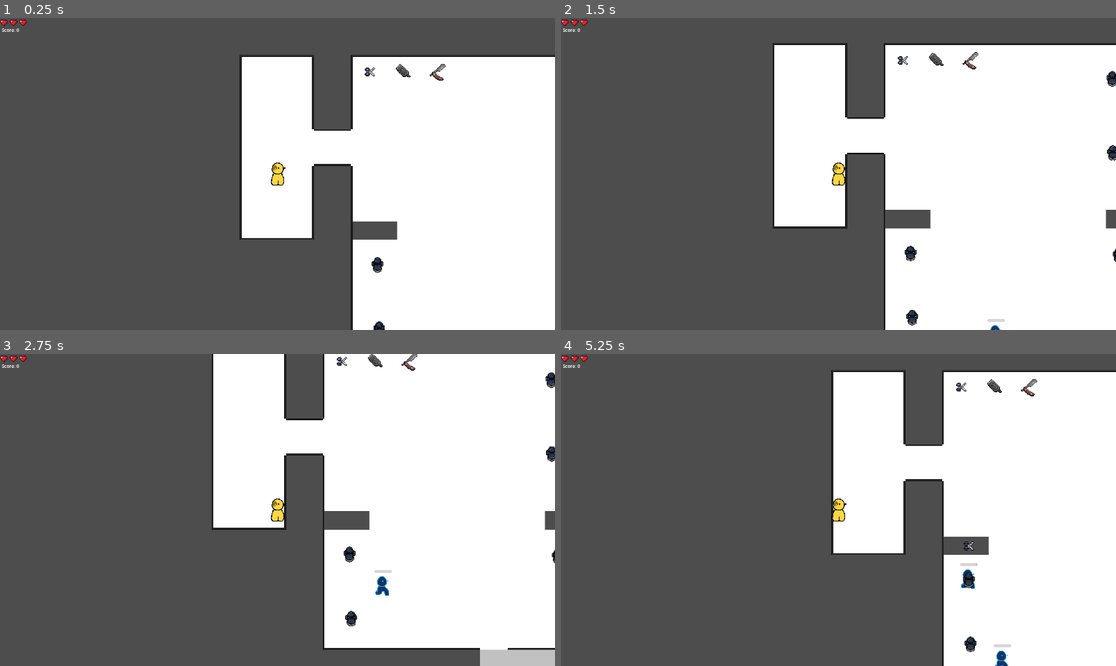
Above: before the commit, frames 1-4 (two rows, left to right).
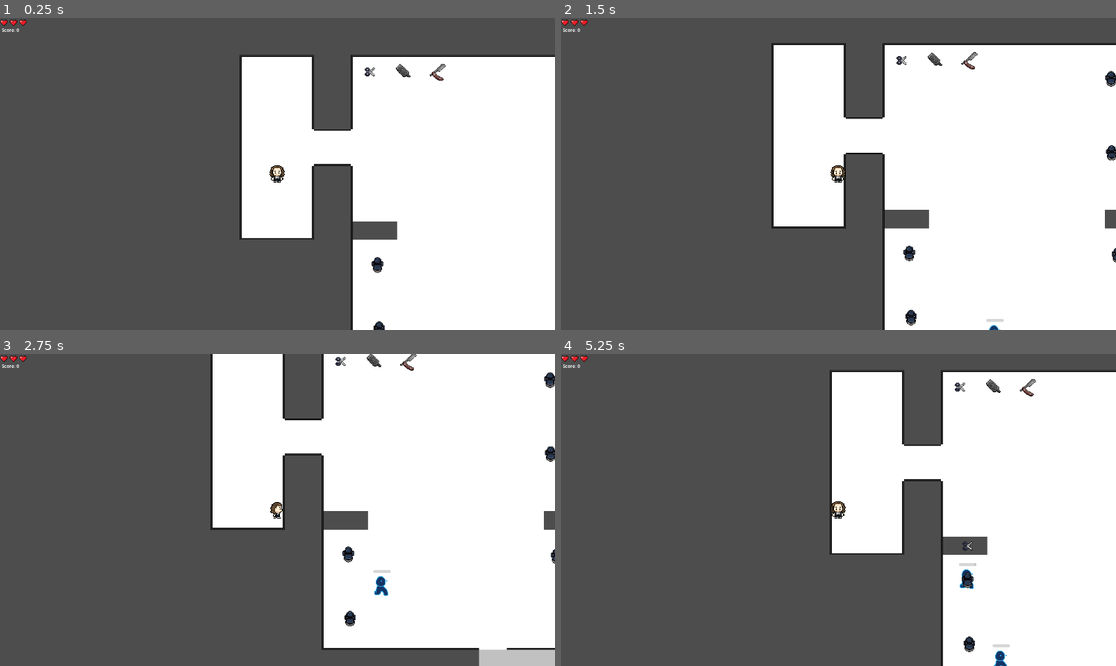
Above: after the commit, the same moments.

Repository: b0nnyy/BarberGame2D
Game: Godot game, scene res://Levels/d_level_salon_01.tscn
The game is run twice, just before and just after one commit, with the same random seed, the same clock (stepped at 60 frames per second) and the same inputs. This scene is started directly instead of the project's main scene.
Inputs:
- Up to frame 1 (0.25 s): no input
- Up to frame 2 (1.5 s): tap Enter at 0.5 s; hold D (right) 0.53-1.28 s; hold Shift (sprint) 0.53-1.28 s; tap E (use_item) at 0.8, 1.35 s; hold S (down) from 1.28 s (still down)
- Up to frame 3 (2.75 s): tap Shift (sprint) at 1.55 s; release S (down) at 2.03 s; hold D (right) from 2.03 s (still down); hold Shift (sprint) from 2.03 s (still down); tap E (use_item) at 2.3 s
- Up to frame 4 (5.25 s): release D (right) at 2.78 s; release Shift (sprint) at 2.78 s; hold W (up) 2.78-3.53 s; tap E (use_item) at 2.85, 3.8, 4.35 s; tap Shift (sprint) at 3.05, 4.55 s; hold Shift (sprint) 3.53-4.28 s; hold A (left) 3.53-5.03 s; hold S (down) from 5.03 s (still down); hold Shift (sprint) from 5.03 s (still down)

The runs differ from the first frame. In frame 1, 0.2% of the frame differs, in the area x 48-52%, y 46-54%; in frame 2, 1.2%; in frame 3, 1.2%; in frame 4, 1.3%, in the area x 48-86%, y 5-100%.

Commit message:
character anims and art and sprint stamina logic

Diff:
--- a/Characters/player.gd
+++ b/Characters/player.gd
@@ -7,8 +7,12 @@
 @export var move_speed: float = 100
 @export var sprint_speed: float = 180
 @export var starting_direction: Vector2 = Vector2(0, 1)
+@export var max_stamina: float = 100
+@export var stamina: float = 100
+@export var stamina_drain: float = 40   # ile spada na sekundę
+@export var stamina_regen: float = 25   # ile się regeneruje na sekundę
 
-@onready var animation_tree = $AnimationTree
+@onready var animated_sprite = $AnimatedSprite2D
 @onready var hand = $Hand
 @onready var interaction_zone = $InteractionZone
 
@@ -16,28 +20,34 @@
 var held_item = null
 
 func _ready():
-	animation_tree.set("parameters/Idle/blend_position", starting_direction)
 	update_hearts()
 
-func _physics_process(_delta):
+func _physics_process(delta):
 
 	var input_direction = Vector2(
 		Input.get_action_strength("right") - Input.get_action_strength("left"),
 		Input.get_action_strength("down") - Input.get_action_strength("up")
 	)
 
+	var is_moving = input_direction != Vector2.ZERO
+	var wants_to_sprint = Input.is_action_pressed("sprint")
+
+	# ❗ sprint tylko jeśli masz stamina
+	var is_sprinting = wants_to_sprint and stamina > 0
+
 	var current_speed = move_speed
 
-	if Input.is_action_pressed("sprint"):
+	if is_sprinting and is_moving:
 		current_speed = sprint_speed
 
 	velocity = input_direction * current_speed
 	move_and_slide()
-	update_hearts()
 
-func _input(event):
-	if event.is_action_pressed("use_item"):
-		attempt_pick_up()
+	# ⭐ stamina system
+	update_stamina(delta, is_sprinting, is_moving)
+
+	# ⭐ animacje
+	update_animation(input_direction)
 
 func attempt_pick_up():
 	var areas = interaction_zone.get_overlapping_areas()
@@ -91,3 +101,42 @@
 	heart1.visible = GameManager.lives >= 1
 	heart2.visible = GameManager.lives >= 2
 	heart3.visible = GameManager.lives >= 3
+
+var last_direction = "down"  # zapamiętujemy kierunek, NIE animację
+
+func update_animation(direction: Vector2):
+
+	var new_anim = ""
+	var is_sprinting = Input.is_action_pressed("sprint") and direction != Vector2.ZERO
+
+	if direction == Vector2.ZERO:
+		animated_sprite.play("idle_" + last_direction)
+		return
+	if abs(direction.y) > abs(direction.x):
+
+		if direction.y > 0:
+			last_direction = "down"
+			new_anim = "run_down" if is_sprinting else "walk_down"
+		else:
+			last_direction = "up"
+			new_anim = "run_up" if is_sprinting else "walk_up"
+
+	else:
+
+		if direction.x > 0:
+			last_direction = "right"
+			new_anim = "run_right" if is_sprinting else "walk_right"
+		else:
+			last_direction = "left"
+			new_anim = "run_left" if is_sprinting else "walk_left"
+	if animated_sprite.animation != new_anim:
+		animated_sprite.play(new_anim)
+
+func update_stamina(delta, is_sprinting, is_moving):
+
+	if is_sprinting and is_moving and stamina > 0:
+		stamina -= stamina_drain * delta
+	else:
+		stamina += stamina_regen * delta
+
+	stamina = clamp(stamina, 0, max_stamina)
--- a/Characters/player.tscn
+++ b/Characters/player.tscn
@@ -1,161 +1,350 @@
 [gd_scene format=3 uid="uid://b1yca82k2guaq"]
 
-[ext_resource type="Texture2D" uid="uid://ccwwktg4rty7f" path="res://Art/Test Character/player-sprite-sheet.png" id="1_5mj4t"]
 [ext_resource type="Script" uid="uid://bsqgip6csl1hp" path="res://Characters/player.gd" id="1_eovys"]
+[ext_resource type="Texture2D" uid="uid://2a6343efo0s" path="res://Art/Test Character/IGOR_ANIMATION.png" id="2_vb825"]
 [ext_resource type="Texture2D" uid="uid://boiydjdlyyqli" path="res://Art/icons/ikony/HEART.png" id="3_vb825"]
+
+[sub_resource type="AtlasTexture" id="AtlasTexture_vb825"]
+atlas = ExtResource("2_vb825")
+region = Rect2(0, 0, 32, 32)
+
+[sub_resource type="AtlasTexture" id="AtlasTexture_65n15"]
+atlas = ExtResource("2_vb825")
+region = Rect2(64, 0, 32, 32)
+
+[sub_resource type="AtlasTexture" id="AtlasTexture_6a624"]
+atlas = ExtResource("2_vb825")
+region = Rect2(0, 96, 32, 32)
+
+[sub_resource type="AtlasTexture" id="AtlasTexture_oxvfy"]
+atlas = ExtResource("2_vb825")
+region = Rect2(0, 64, 32, 32)
+
+[sub_resource type="AtlasTexture" id="AtlasTexture_fystd"]
+atlas = ExtResource("2_vb825")
+region = Rect2(0, 32, 32, 32)
+
+[sub_resource type="AtlasTexture" id="AtlasTexture_ibds6"]
+atlas = ExtResource("2_vb825")
+region = Rect2(0, 0, 32, 32)
+
+[sub_resource type="AtlasTexture" id="AtlasTexture_aw3oq"]
+atlas = ExtResource("2_vb825")
+region = Rect2(32, 0, 32, 32)
+
+[sub_resource type="AtlasTexture" id="AtlasTexture_0l7lf"]
+atlas = ExtResource("2_vb825")
+region = Rect2(64, 0, 32, 32)
+
+[sub_resource type="AtlasTexture" id="AtlasTexture_0rrrc"]
+atlas = ExtResource("2_vb825")
+region = Rect2(96, 0, 32, 32)
+
+[sub_resource type="AtlasTexture" id="AtlasTexture_4heda"]
+atlas = ExtResource("2_vb825")
+region = Rect2(0, 96, 32, 32)
+
+[sub_resource type="AtlasTexture" id="AtlasTexture_bwhr1"]
+atlas = ExtResource("2_vb825")
+region = Rect2(32, 96, 32, 32)
+
+[sub_resource type="AtlasTexture" id="AtlasTexture_3ibbd"]
+atlas = ExtResource("2_vb825")
+region = Rect2(64, 96, 32, 32)
+
+[sub_resource type="AtlasTexture" id="AtlasTexture_7h813"]
+atlas = ExtResource("2_vb825")
+region = Rect2(96, 96, 32, 32)
+
+[sub_resource type="AtlasTexture" id="AtlasTexture_m0yi4"]
+atlas = ExtResource("2_vb825")
+region = Rect2(0, 64, 32, 32)
+
+[sub_resource type="AtlasTexture" id="AtlasTexture_o4h37"]
+atlas = ExtResource("2_vb825")
+region = Rect2(32, 64, 32, 32)
+
+[sub_resource type="AtlasTexture" id="AtlasTexture_1k0q4"]
+atlas = ExtResource("2_vb825")
+region = Rect2(64, 64, 32, 32)
+
+[sub_resource type="AtlasTexture" id="AtlasTexture_d6p4m"]
+atlas = ExtResource("2_vb825")
+region = Rect2(96, 64, 32, 32)
+
+[sub_resource type="AtlasTexture" id="AtlasTexture_foksl"]
+atlas = ExtResource("2_vb825")
+region = Rect2(0, 32, 32, 32)
+
+[sub_resource type="AtlasTexture" id="AtlasTexture_0dcce"]
+atlas = ExtResource("2_vb825")
+region = Rect2(32, 32, 32, 32)
+
+[sub_resource type="AtlasTexture" id="AtlasTexture_go50p"]
+atlas = ExtResource("2_vb825")
+region = Rect2(64, 32, 32, 32)
+
+[sub_resource type="AtlasTexture" id="AtlasTexture_puhia"]
+atlas = ExtResource("2_vb825")
+region = Rect2(96, 32, 32, 32)
+
+[sub_resource type="AtlasTexture" id="AtlasTexture_q6x5r"]
+atlas = ExtResource("2_vb825")
+region = Rect2(0, 0, 32, 32)
+
+[sub_resource type="AtlasTexture" id="AtlasTexture_22qw1"]
+atlas = ExtResource("2_vb825")
+region = Rect2(32, 0, 32, 32)
+
+[sub_resource type="AtlasTexture" id="AtlasTexture_mevwr"]
+atlas = ExtResource("2_vb825")
+region = Rect2(64, 0, 32, 32)
+
+[sub_resource type="AtlasTexture" id="AtlasTexture_iga2k"]
+atlas = ExtResource("2_vb825")
+region = Rect2(96, 0, 32, 32)
+
+[sub_resource type="AtlasTexture" id="AtlasTexture_l48on"]
+atlas = ExtResource("2_vb825")
+region = Rect2(0, 96, 32, 32)
+
+[sub_resource type="AtlasTexture" id="AtlasTexture_4m0gv"]
+atlas = ExtResource("2_vb825")
+region = Rect2(32, 96, 32, 32)
+
+[sub_resource type="AtlasTexture" id="AtlasTexture_p728j"]
+atlas = ExtResource("2_vb825")
+region = Rect2(64, 96, 32, 32)
+
+[sub_resource type="AtlasTexture" id="AtlasTexture_5slg2"]
+atlas = ExtResource("2_vb825")
+region = Rect2(96, 96, 32, 32)
+
+[sub_resource type="AtlasTexture" id="AtlasTexture_cbmiu"]
+atlas = ExtResource("2_vb825")
+region = Rect2(0, 64, 32, 32)
+
+[sub_resource type="AtlasTexture" id="AtlasTexture_w3rah"]
+atlas = ExtResource("2_vb825")
+region = Rect2(32, 64, 32, 32)
+
+[sub_resource type="AtlasTexture" id="AtlasTexture_c4gpq"]
+atlas = ExtResource("2_vb825")
+region = Rect2(64, 64, 32, 32)
+
+[sub_resource type="AtlasTexture" id="AtlasTexture_642pg"]
+atlas = ExtResource("2_vb825")
+region = Rect2(96, 64, 32, 32)
+
+[sub_resource type="AtlasTexture" id="AtlasTexture_y0e2x"]
+atlas = ExtResource("2_vb825")
+region = Rect2(0, 32, 32, 32)
+
+[sub_resource type="AtlasTexture" id="AtlasTexture_8an5f"]
+atlas = ExtResource("2_vb825")
+region = Rect2(32, 32, 32, 32)
+
+[sub_resource type="AtlasTexture" id="AtlasTexture_0qaj4"]
+atlas = ExtResource("2_vb825")
+region = Rect2(64, 32, 32, 32)
+
+[sub_resource type="AtlasTexture" id="AtlasTexture_h3pa0"]
+atlas = ExtResource("2_vb825")
+region = Rect2(96, 32, 32, 32)
+
+[sub_resource type="SpriteFrames" id="SpriteFrames_q6x5r"]
+animations = [{
+"frames": [{
+"duration": 1.0,
+"texture": SubResource("AtlasTexture_vb825")
+}, {
+"duration": 1.0,
+"texture": SubResource("AtlasTexture_65n15")
+}],
+"loop": true,
+"name": &"idle_down",
+"speed": 5.0
+}, {
+"frames": [{
+"duration": 1.0,
+"texture": SubResource("AtlasTexture_6a624")
+}],
+"loop": true,
+"name": &"idle_left",
+"speed": 5.0
+}, {
+"frames": [{
+"duration": 1.0,
+"texture": SubResource("AtlasTexture_oxvfy")
+}],
+"loop": true,
+"name": &"idle_right",
+"speed": 5.0
+}, {
+"frames": [{
+"duration": 1.0,
+"texture": SubResource("AtlasTexture_fystd")
+}],
+"loop": true,
+"name": &"idle_up",
+"speed": 5.0
+}, {
+"frames": [{
+"duration": 1.0,
+"texture": SubResource("AtlasTexture_ibds6")
+}, {
+"duration": 1.0,
+"texture": SubResource("AtlasTexture_aw3oq")
+}, {
+"duration": 1.0,
+"texture": SubResource("AtlasTexture_0l7lf")
+}, {
+"duration": 1.0,
+"texture": SubResource("AtlasTexture_0rrrc")
+}],
+"loop": true,
+"name": &"run_down",
+"speed": 10.0
+}, {
+"frames": [{
+"duration": 1.0,
+"texture": SubResource("AtlasTexture_4heda")
+}, {
+"duration": 1.0,
+"texture": SubResource("AtlasTexture_bwhr1")
+}, {
+"duration": 1.0,
+"texture": SubResource("AtlasTexture_3ibbd")
+}, {
+"duration": 1.0,
+"texture": SubResource("AtlasTexture_7h813")
+}],
+"loop": true,
+"name": &"run_left",
+"speed": 10.0
+}, {
+"frames": [{
+"duration": 1.0,
+"texture": SubResource("AtlasTexture_m0yi4")
+}, {
+"duration": 1.0,
+"texture": SubResource("AtlasTexture_o4h37")
+}, {
+"duration": 1.0,
+"texture": SubResource("AtlasTexture_1k0q4")
+}, {
+"duration": 1.0,
+"texture": SubResource("AtlasTexture_d6p4m")
+}],
+"loop": true,
+"name": &"run_right",
+"speed": 10.0
+}, {
+"frames": [{
+"duration": 1.0,
+"texture": SubResource("AtlasTexture_foksl")
+}, {
+"duration": 1.0,
+"texture": SubResource("AtlasTexture_0dcce")
+}, {
+"duration": 1.0,
+"texture": SubResource("AtlasTexture_go50p")
+}, {
+"duration": 1.0,
+"texture": SubResource("AtlasTexture_puhia")
+}],
+"loop": true,
+"name": &"run_up",
+"speed": 10.0
+}, {
+"frames": [{
+"duration": 1.0,
+"texture": SubResource("AtlasTexture_q6x5r")
+}, {
+"duration": 1.0,
+"texture": SubResource("AtlasTexture_22qw1")
+}, {
+"duration": 1.0,
+"texture": SubResource("AtlasTexture_mevwr")
+}, {
+"duration": 1.0,
+"texture": SubResource("AtlasTexture_iga2k")
+}],
+"loop": true,
+"name": &"walk_down",
+"speed": 5.0
+}, {
+"frames": [{
+"duration": 1.0,
+"texture": SubResource("AtlasTexture_l48on")
+}, {
+"duration": 1.0,
+"texture": SubResource("AtlasTexture_4m0gv")
+}, {
+"duration": 1.0,
+"texture": SubResource("AtlasTexture_p728j")
+}, {
+"duration": 1.0,
+"texture": SubResource("AtlasTexture_5slg2")
+}],
+"loop": true,
+"name": &"walk_left",
+"speed": 5.0
+}, {
+"frames": [{
+"duration": 1.0,
+"texture": SubResource("AtlasTexture_cbmiu")
+}, {
+"duration": 1.0,
+"texture": SubResource("AtlasTexture_w3rah")
+}, {
+"duration": 1.0,
+"texture": SubResource("AtlasTexture_c4gpq")
+}, {
+"duration": 1.0,
+"texture": SubResource("AtlasTexture_642pg")
+}],
+"loop": true,
+"name": &"walk_right",
+"speed": 5.0
+}, {
+"frames": [{
+"duration": 1.0,
+"texture": SubResource("AtlasTexture_y0e2x")
+}, {
+"duration": 1.0,
+"texture": SubResource("AtlasTexture_8an5f")
+}, {
+"duration": 1.0,
+"texture": SubResource("AtlasTexture_0qaj4")
+}, {
+"duration": 1.0,
+"texture": SubResource("AtlasTexture_h3pa0")
+}],
+"loop": true,
+"name": &"walk_up",
+"speed": 5.0
+}]
 
 [sub_resource type="CircleShape2D" id="CircleShape2D_vb825"]
 radius = 11.045361
 
-[sub_resource type="Animation" id="Animation_eovys"]
-resource_name = "Idle"
-length = 0.4
-loop_mode = 1
-tracks/0/type = "value"
-tracks/0/imported = false
-tracks/0/enabled = true
-tracks/0/path = NodePath("Sprite2D:frame")
-tracks/0/interp = 1
-tracks/0/loop_wrap = true
-tracks/0/keys = {
-"times": PackedFloat32Array(0, 0.1007269, 0.2014538),
-"transitions": PackedFloat32Array(1, 1, 1),
-"update": 1,
-"values": [0, 1, 2]
-}
-
-[sub_resource type="Animation" id="Animation_vb825"]
-length = 0.001
-tracks/0/type = "value"
-tracks/0/imported = false
-tracks/0/enabled = true
-tracks/0/path = NodePath("Sprite2D:frame")
-tracks/0/interp = 1
-tracks/0/loop_wrap = true
-tracks/0/keys = {
-"times": PackedFloat32Array(0),
-"transitions": PackedFloat32Array(1),
-"update": 1,
-"values": [0]
-}
-
-[sub_resource type="Animation" id="Animation_65n15"]
-resource_name = "Walk_right"
-length = 0.6
-loop_mode = 1
-tracks/0/type = "value"
-tracks/0/imported = false
-tracks/0/enabled = true
-tracks/0/path = NodePath("Sprite2D:frame")
-tracks/0/interp = 1
-tracks/0/loop_wrap = true
-tracks/0/keys = {
-"times": PackedFloat32Array(0, 0.1, 0.2, 0.3, 0.4, 0.5),
-"transitions": PackedFloat32Array(1, 1, 1, 1, 1, 1),
-"update": 1,
-"values": [8, 9, 10, 11, 12, 15]
-}
-
-[sub_resource type="AnimationLibrary" id="AnimationLibrary_l48on"]
-_data = {
-&"Idle": SubResource("Animation_eovys"),
-&"RESET": SubResource("Animation_vb825"),
-&"Walk_right": SubResource("Animation_65n15")
-}
-
-[sub_resource type="AnimationNodeAnimation" id="AnimationNodeAnimation_4m0gv"]
-animation = &"Idle"
-
-[sub_resource type="AnimationNodeAnimation" id="AnimationNodeAnimation_p728j"]
-animation = &"Idle"
-
-[sub_resource type="AnimationNodeAnimation" id="AnimationNodeAnimation_5slg2"]
-animation = &"Idle"
-
-[sub_resource type="AnimationNodeAnimation" id="AnimationNodeAnimation_cbmiu"]
-animation = &"Idle"
-
-[sub_resource type="AnimationNodeBlendSpace2D" id="AnimationNodeBlendSpace2D_w3rah"]
-blend_point_0/node = SubResource("AnimationNodeAnimation_4m0gv")
-blend_point_0/pos = Vector2(0, 1.1)
-blend_point_1/node = SubResource("AnimationNodeAnimation_p728j")
-blend_point_1/pos = Vector2(0, -1.1)
-blend_point_2/node = SubResource("AnimationNodeAnimation_5slg2")
-blend_point_2/pos = Vector2(1, 0)
-blend_point_3/node = SubResource("AnimationNodeAnimation_cbmiu")
-blend_point_3/pos = Vector2(-1, 0)
-min_space = Vector2(-1, -1.1)
-max_space = Vector2(1, 1.1)
-blend_mode = 1
-
-[sub_resource type="AnimationNodeAnimation" id="AnimationNodeAnimation_c4gpq"]
-animation = &"Walk_right"
-
-[sub_resource type="AnimationNodeAnimation" id="AnimationNodeAnimation_642pg"]
-animation = &"Walk_right"
-
-[sub_resource type="AnimationNodeAnimation" id="AnimationNodeAnimation_q6x5r"]
-animation = &"Walk_right"
-
-[sub_resource type="AnimationNodeAnimation" id="AnimationNodeAnimation_22qw1"]
-animation = &"Walk_right"
-
-[sub_resource type="AnimationNodeBlendSpace2D" id="AnimationNodeBlendSpace2D_mevwr"]
-blend_point_0/node = SubResource("AnimationNodeAnimation_c4gpq")
-blend_point_0/pos = Vector2(1, 0)
-blend_point_1/node = SubResource("AnimationNodeAnimation_642pg")
-blend_point_1/pos = Vector2(0, 1.1)
-blend_point_2/node = SubResource("AnimationNodeAnimation_q6x5r")
-blend_point_2/pos = Vector2(-1, 0)
-blend_point_3/node = SubResource("AnimationNodeAnimation_22qw1")
-blend_point_3/pos = Vector2(0, -1.1)
-min_space = Vector2(-1, -1.1)
-max_space = Vector2(1, 1.1)
-blend_mode = 1
-
-[sub_resource type="AnimationNodeStateMachineTransition" id="AnimationNodeStateMachineTransition_iga2k"]
-xfade_time = 0.1
-advance_mode = 2
-
-[sub_resource type="AnimationNodeStateMachineTransition" id="AnimationNodeStateMachineTransition_y0e2x"]
-xfade_time = 0.01
-advance_mode = 2
-
-[sub_resource type="AnimationNodeStateMachineTransition" id="AnimationNodeStateMachineTransition_8an5f"]
-switch_mode = 2
-
-[sub_resource type="AnimationNodeStateMachine" id="AnimationNodeStateMachine_0qaj4"]
-states/Idle/node = SubResource("AnimationNodeBlendSpace2D_w3rah")
-states/Idle/position = Vector2(377, 88)
-states/Walk/node = SubResource("AnimationNodeBlendSpace2D_mevwr")
-states/Walk/position = Vector2(558, 59)
-transitions = ["Idle", "Walk", SubResource("AnimationNodeStateMachineTransition_iga2k"), "Walk", "Idle", SubResource("AnimationNodeStateMachineTransition_y0e2x"), "Start", "Idle", SubResource("AnimationNodeStateMachineTransition_8an5f")]
-
 [sub_resource type="RectangleShape2D" id="RectangleShape2D_65n15"]
 size = Vector2(35, 27)
 
 [node name="Player" type="CharacterBody2D" unique_id=1059542811]
 script = ExtResource("1_eovys")
 
-[node name="Sprite2D" type="Sprite2D" parent="." unique_id=1993085398]
-position = Vector2(-4.7683716e-07, 4.7683716e-07)
-scale = Vector2(0.35156253, 0.35156253)
-texture = ExtResource("1_5mj4t")
-hframes = 8
-vframes = 2
+[node name="AnimatedSprite2D" type="AnimatedSprite2D" parent="." unique_id=694071107]
+position = Vector2(4.7683716e-07, -4.7683716e-07)
+scale = Vector2(1.375, 1.375)
+sprite_frames = SubResource("SpriteFrames_q6x5r")
+animation = &"run_right"
+autoplay = "idle_down"
 
 [node name="CollisionShape2D" type="CollisionShape2D" parent="." unique_id=1435313228]
-position = Vector2(1, 11)
+position = Vector2(-1, 11)
 shape = SubResource("CircleShape2D_vb825")
-
-[node name="AnimationPlayer" type="AnimationPlayer" parent="." unique_id=2075175631]
-libraries/ = SubResource("AnimationLibrary_l48on")
-
-[node name="AnimationTree" type="AnimationTree" parent="." unique_id=1369569570]
-tree_root = SubResource("AnimationNodeStateMachine_0qaj4")
-anim_player = NodePath("../AnimationPlayer")
-parameters/Idle/blend_position = Vector2(0.0029256344, -0.0052132607)
-parameters/Walk/blend_position = Vector2(-0.0005851388, -0.015639782)
 
 [node name="HeartBar" type="CanvasLayer" parent="." unique_id=675894840]
 
Binary file added: Art/Test Character/IGOR_ANIMATION.png
Not shown, added: Art/Test Character/IGOR_ANIMATION.png.import
Binary file added: Art/Test Character/PATRYK_ANIMATION.png
Not shown, added: Art/Test Character/PATRYK_ANIMATION.png.import
Binary file added: Art/Test Character/PIESKI_ANIMATION.png
Not shown, added: Art/Test Character/PIESKI_ANIMATION.png.import
Binary file added: Art/Test Character/SHIMMY_ANIMATION.png
Not shown, added: Art/Test Character/SHIMMY_ANIMATION.png.import
Binary file added: Art/Test Character/ŁUKASZ_2_ANIMATION.png
Not shown, added: Art/Test Character/ŁUKASZ_2_ANIMATION.png.import
Binary file added: Art/Test Character/ŁUKASZ_ANIMATION.png
Not shown, added: Art/Test Character/ŁUKASZ_ANIMATION.png.import
